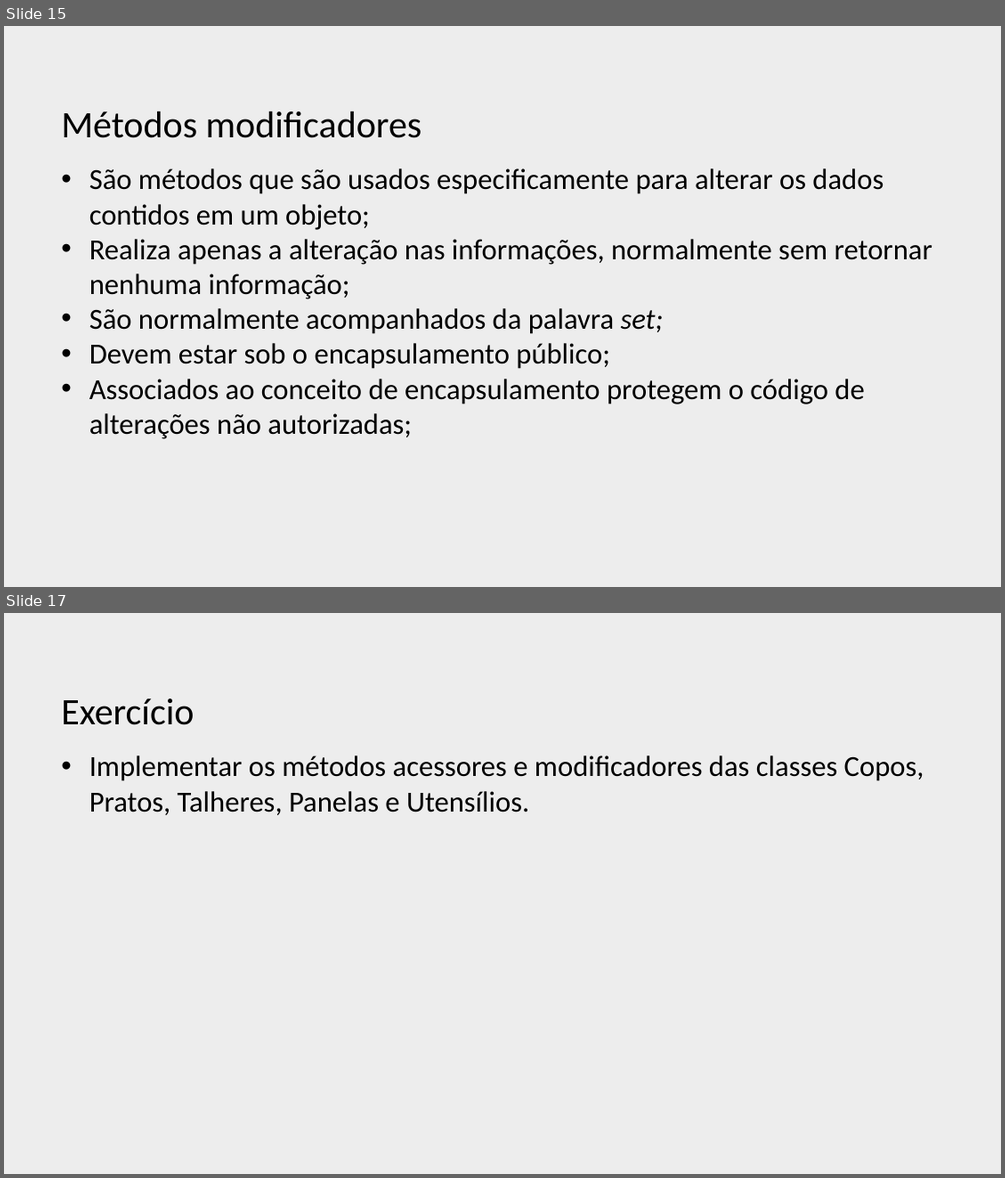
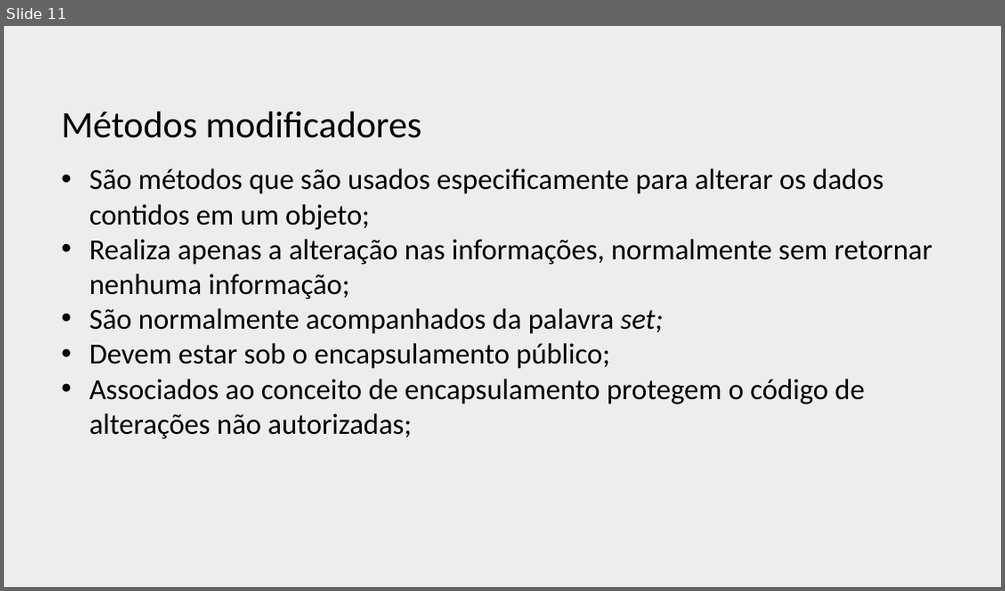
Before and after one commit to profJulioMomente/POO_2SI, a slide deck: 2018/2018.02.28-Aula02.pptx. Shown one above the other, each under a label of ours: slides 15 and 17 before the commit, slide 11 after it; the slides between them are not shown. The pictures are 1005x1178 and 1005x591 pixels, drawn with LibreOffice and Linux fonts; fonts in the diff are those of the drawing; background and template pictures are left out. Boxes give left, top, right and bottom in pixels: in the first picture for what was removed or moved away, otherwise in the second. Text is boxed around its words. In the diff, an @@ line names an element or a change of style, - is before the commit and + after.

```diff
--- a/2018/2018.02.28-Aula02.pptx
+++ b/2018/2018.02.28-Aula02.pptx
@@ slide 17 removed at [4, 613, 1001, 1174], background picture (left out) @@
@@ title removed at [61, 698, 194, 725] @@
-Exercício
@@ text removed at [89, 755, 924, 815] @@
-• Implementar os métodos acessores e modificadores das classes Copos, Pratos, Talheres, Panelas e Utensílios.
@@ what was slide 15 is now slide 11 @@
```
Also in this commit, not shown: 2 slides changed, 1 slide added, 1 other slide removed.
